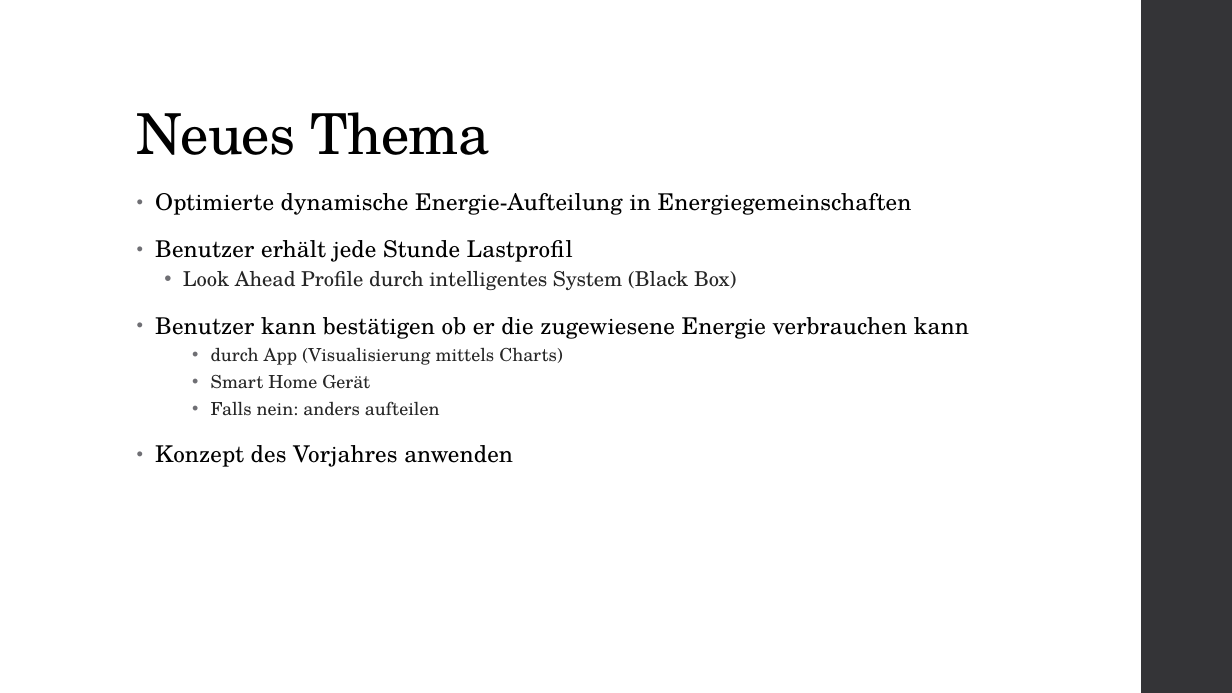
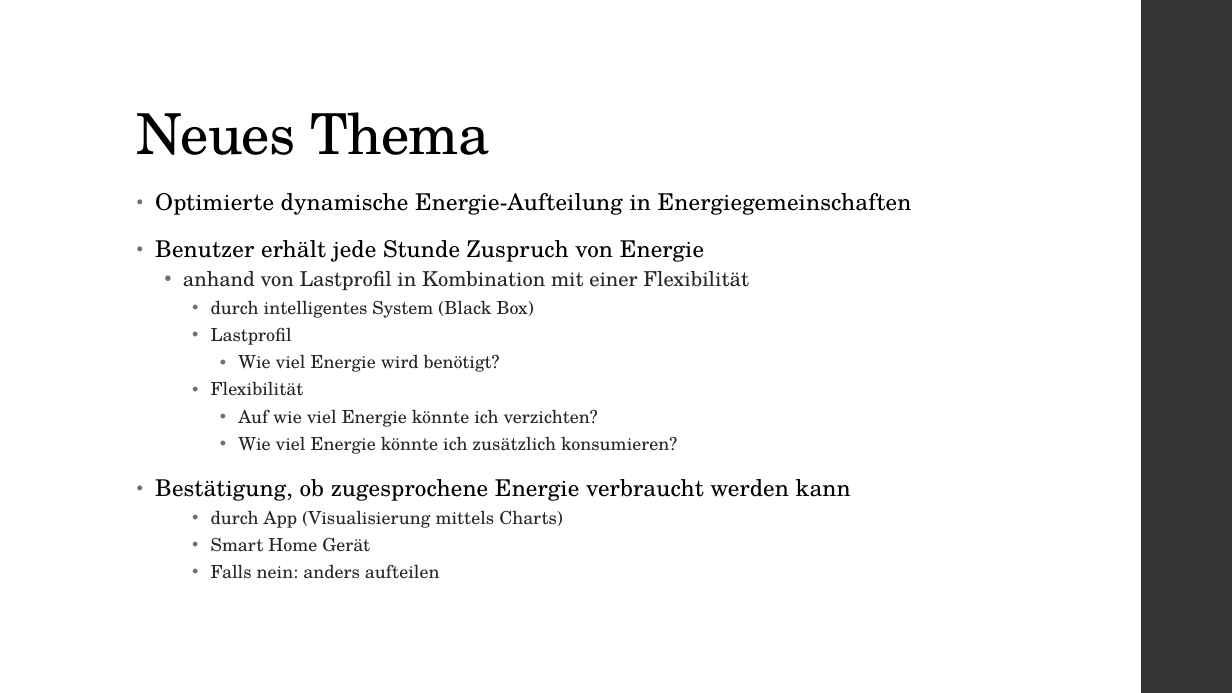
Before and after one commit to tformatix/e-community-platform, a slide deck: slide 3 of in-progress/dynamic-energy-seperation/overview.pptx. Drawn at 1232x693 pixels with LibreOffice and Linux fonts; fonts in the diff are those of the drawing. Boxes give left, top, right and bottom in pixels: in the first picture for what was removed or moved away, otherwise in the second. Text is boxed around its words. In the diff, an @@ line names an element or a change of style, - is before the commit and + after.

```diff
--- a/in-progress/dynamic-energy-seperation/overview.pptx
+++ b/in-progress/dynamic-energy-seperation/overview.pptx
@@ text at [155, 240, 851, 501]: text changed; size 18 to 14 pt; text colour #000000 to #262626 @@
-• Benutzer erhält jede Stunde Lastprofil
-  • Look Ahead Profile durch intelligentes System (Black Box)
-• Benutzer kann bestätigen ob er die zugewiesene Energie verbrauchen kann
+• Benutzer erhält jede Stunde Zuspruch von Energie
+  • anhand von Lastprofil in Kombination mit einer Flexibilität
+    • durch intelligentes System (Black Box)
+    • Lastprofil
+      • Wie viel Energie wird benötigt?
+    • Flexibilität
+      • Auf wie viel Energie könnte ich verzichten?
+      • Wie viel Energie könnte ich zusätzlich konsumieren?
+• Bestätigung, ob zugesprochene Energie verbraucht werden kann
@@ text at [155, 445, 513, 467]: paragraph removed @@
-• Konzept des Vorjahres anwenden
```
Also in this commit, not shown: 3 other slides changed, 1 slide added, 8 other files.
